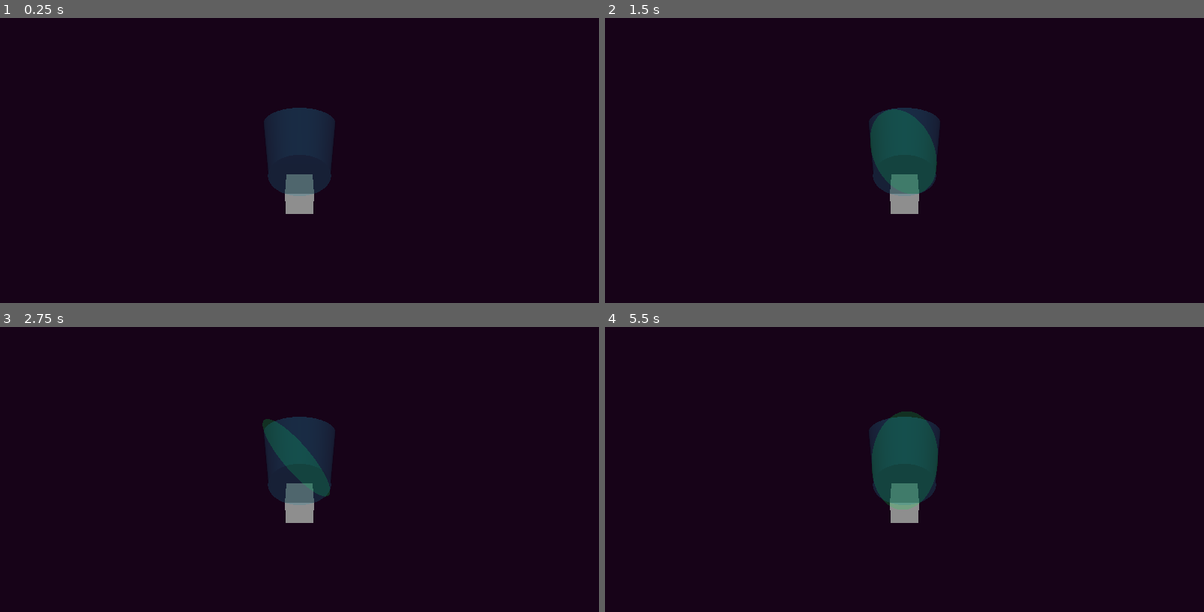
Above: before the commit, frames 1-4 (two rows, left to right).
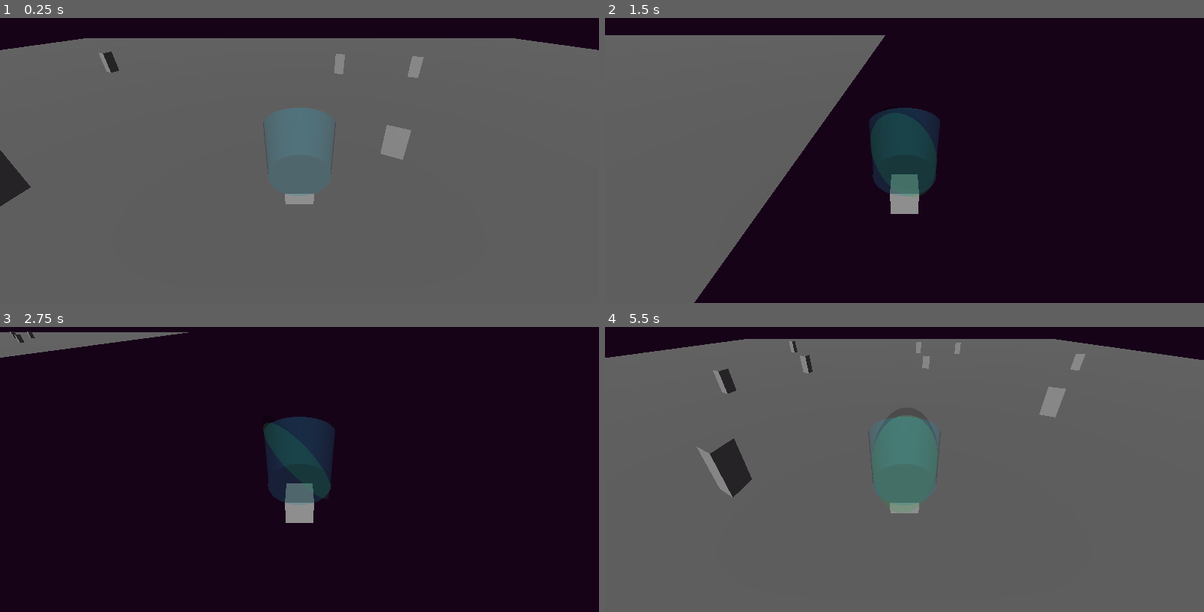
Above: after the commit, the same moments.

Repository: Wake1st/ShaderDemos
Game: Godot game, scene res://test_zone.tscn
Two runs of this game, one before a commit and one after it. Both use one fixed random seed, a clock stepped at 60 frames per second and the inputs below.
Inputs:
- Up to frame 1 (0.25 s): no input
- Up to frame 2 (1.5 s): tap Enter at 0.5 s; hold Right (ui_right) 0.53-1.28 s; tap Space (do_something) at 0.6, 1.35 s; hold Down (ui_down) from 1.28 s (still down)
- Up to frame 3 (2.75 s): release Down (ui_down) at 2.03 s; hold Right (ui_right) from 2.03 s (still down); tap Space (do_something) at 2.1 s
- Up to frame 4 (5.5 s): release Right (ui_right) at 2.78 s; hold Up (ui_up) 2.78-3.53 s; tap Space (do_something) every 0.75 s from 2.85 to 5.1 s; hold Left (ui_left) 3.53-5.03 s; hold Down (ui_down) from 5.03 s (still down)

The runs differ from the first frame. In frame 1, 92% of the frame differs, in the area x 0-100%, y 7-100%; in frame 2, 29%; in frame 3, 1.5%; in frame 4, 94%, in the area x 0-100%, y 4-100%.

Commit message:
the momentum part is difficult - need more resources

Diff:
--- a/kinematic_fluid/cup.gd
+++ b/kinematic_fluid/cup.gd
@@ -9,10 +9,10 @@
 	previousPosition = global_position
 
 
-func _physics_process(_delta):
+func _physics_process(delta):
 	if global_position != previousPosition:
+		fluid_mesh.mesh.material.set_shader_parameter("delta", delta)
+
 		var displacement:Vector3 = global_position - previousPosition
 		fluid_mesh.mesh.material.set_shader_parameter("disp", Vector2(displacement.x,displacement.z))
 		previousPosition = global_position
-
-		print("disp: %v" % Vector2(displacement.x,displacement.z))
--- a/kinematic_fluid/cup.tscn
+++ b/kinematic_fluid/cup.tscn
@@ -15,6 +15,7 @@
 render_priority = 0
 shader = ExtResource("2_3n3sy")
 shader_parameter/disp = Vector2(0, 0)
+shader_parameter/delta = 0.0
 
 [sub_resource type="CylinderMesh" id="CylinderMesh_3q05h"]
 material = SubResource("ShaderMaterial_h10bw")
--- a/kinematic_fluid/kinematic_fluid.gdshader
+++ b/kinematic_fluid/kinematic_fluid.gdshader
@@ -1,19 +1,26 @@
 shader_type spatial;
-render_mode unshaded;
+render_mode wireframe;
+
+const float angleFreq = 0.001;
+const float dampRatio = 0.002;
+const float velCoeff = 2.0*dampRatio*angleFreq;
+const float disCoeff = angleFreq*angleFreq;
 
 const vec2 origin = vec2(0.0,0.0);
 
 uniform vec2 disp = vec2(0.0,0.0);
+uniform float delta = 0.0;
 
 void vertex() {
-	float magnitude = distance(disp,origin);
+	//float spring_disp = 1.0/(1.0/(delta*delta) + velCoeff/delta + disCoeff);
+	float spring_disp = -VERTEX.y * delta*delta/(disCoeff) * (1.0 + velCoeff*delta);
+
+	float magnitude = distance(disp,origin) + spring_disp;
 
 	vec2 unitDisp = normalize(disp);
 	vec2 unitVert = vec2(VERTEX.x,VERTEX.z);
 	float closeness = dot(unitDisp,unitVert);
 
-	//VERTEX.y = -closeness;
-	//VERTEX.y = magnitude;
 	VERTEX.y = -closeness * magnitude;
 }
 
--- a/test_zone.tscn
+++ b/test_zone.tscn
@@ -7,6 +7,12 @@
 background_mode = 1
 background_color = Color(0.0901961, 0.0117647, 0.0941176, 1)
 ambient_light_color = Color(0.811765, 0.87451, 1, 1)
+
+[sub_resource type="PlaneMesh" id="PlaneMesh_hpjp8"]
+size = Vector2(100, 100)
+
+[sub_resource type="PrismMesh" id="PrismMesh_h2kli"]
+size = Vector3(1, 1, 4)
 
 [node name="TestZone" type="Node3D"]
 
@@ -29,3 +35,42 @@
 
 [node name="Camera3D" type="Camera3D" parent="Cast/Player"]
 transform = Transform3D(1, 0, 0, 0, 0.866025, 0.5, 0, -0.5, 0.866025, 0, 6, 6)
+
+[node name="Floor" type="MeshInstance3D" parent="Cast"]
+mesh = SubResource("PlaneMesh_hpjp8")
+
+[node name="Obstacle" type="MeshInstance3D" parent="Cast/Floor"]
+transform = Transform3D(0.866025, 0.5, 2.18557e-08, 0, -4.37114e-08, 1, 0.5, -0.866025, -3.78552e-08, 4.39417, -9.53674e-07, -17.8479)
+mesh = SubResource("PrismMesh_h2kli")
+
+[node name="Obstacle2" type="MeshInstance3D" parent="Cast/Floor"]
+transform = Transform3D(0.866025, 0.5, 2.18557e-08, 0, -4.37114e-08, 1, 0.5, -0.866025, -3.78552e-08, -14.8075, -1.90735e-06, 8.56461)
+mesh = SubResource("PrismMesh_h2kli")
+
+[node name="Obstacle3" type="MeshInstance3D" parent="Cast/Floor"]
+transform = Transform3D(0.866025, 0.5, 2.18557e-08, 0, -4.37114e-08, 1, 0.5, -0.866025, -3.78552e-08, -5.37448, -1.90735e-06, 21.7885)
+mesh = SubResource("PrismMesh_h2kli")
+
+[node name="Obstacle4" type="MeshInstance3D" parent="Cast/Floor"]
+transform = Transform3D(0.866025, 0.5, 2.18557e-08, 0, -4.37114e-08, 1, 0.5, -0.866025, -3.78552e-08, 11.6886, -9.53674e-07, 13.9462)
+mesh = SubResource("PrismMesh_h2kli")
+
+[node name="Obstacle5" type="MeshInstance3D" parent="Cast/Floor"]
+transform = Transform3D(0.866025, 0.5, 2.18557e-08, 0, -4.37114e-08, 1, 0.5, -0.866025, -3.78552e-08, -10.6536, -1.90735e-06, 0.0877399)
+mesh = SubResource("PrismMesh_h2kli")
+
+[node name="Obstacle6" type="MeshInstance3D" parent="Cast/Floor"]
+transform = Transform3D(0.866025, 0.5, 2.18557e-08, 0, -4.37114e-08, 1, 0.5, -0.866025, -3.78552e-08, 24.1273, 2.86102e-06, -1.69556)
+mesh = SubResource("PrismMesh_h2kli")
+
+[node name="Obstacle7" type="MeshInstance3D" parent="Cast/Floor"]
+transform = Transform3D(0.866025, 0.5, 2.18557e-08, 0, -4.37114e-08, 1, 0.5, -0.866025, -3.78552e-08, 11.6481, 2.86102e-06, -16.4774)
+mesh = SubResource("PrismMesh_h2kli")
+
+[node name="Obstacle8" type="MeshInstance3D" parent="Cast/Floor"]
+transform = Transform3D(0.866025, 0.5, 2.18557e-08, 0, -4.37114e-08, 1, 0.5, -0.866025, -3.78552e-08, -20.4462, 0, -18.4718)
+mesh = SubResource("PrismMesh_h2kli")
+
+[node name="Obstacle9" type="MeshInstance3D" parent="Cast/Floor"]
+transform = Transform3D(0.866025, 0.5, 2.18557e-08, 0, -4.37114e-08, 1, 0.5, -0.866025, -3.78552e-08, 4.53701, -0.44996, -2.79594)
+mesh = SubResource("PrismMesh_h2kli")
Not shown: 1 places in test_zone.tscn that only renumber resources
